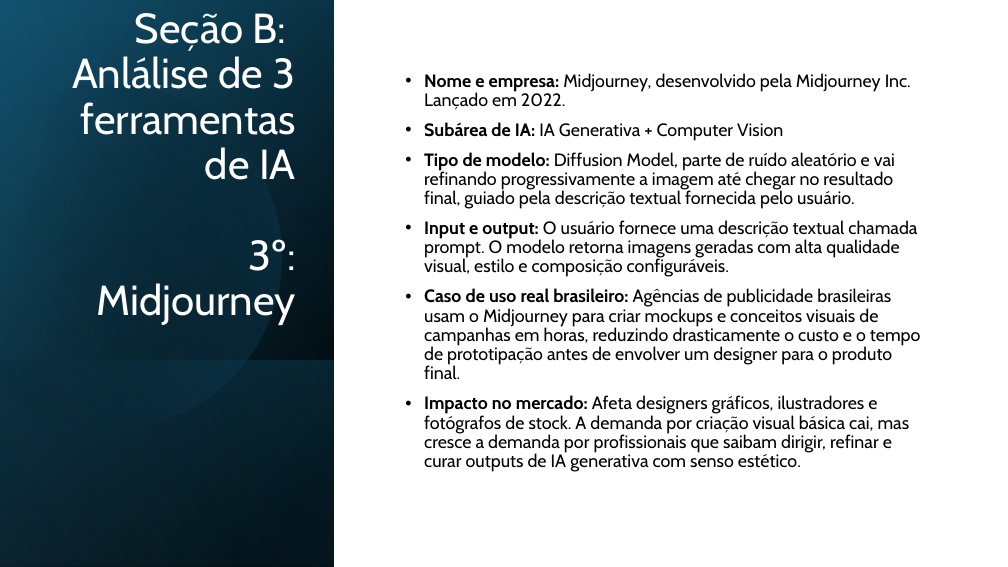
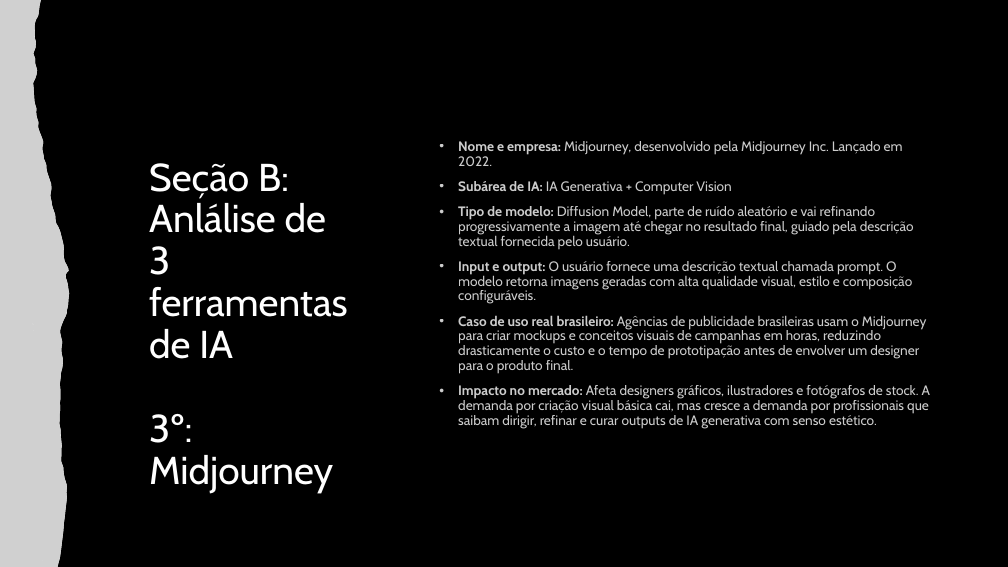
Before and after one commit to VictorManzini/Prompt-e-Intelig-ncia-Artificial-, a slide deck: slide 5 of semestre1/CP1/CP1.VictorManzini.pptx. Drawn at 1008x567 pixels with LibreOffice and Linux fonts; fonts in the diff are those of the drawing; grey boxes stand for pictures. Boxes give left, top, right and bottom in pixels: in the first picture for what was removed or moved away, otherwise in the second. Text is boxed around its words. In the diff, an @@ line names an element or a change of style, - is before the commit and + after.

Commit message:
Finalizada CP1 no dia 06/04/2026

```diff
--- a/semestre1/CP1/CP1.VictorManzini.pptx
+++ b/semestre1/CP1/CP1.VictorManzini.pptx
@@ background #FFFFFF to #000000 @@
@@ rectangle removed at bbox=[0, 0, 1008, 567] @@
@@ rectangle removed at bbox=[0, 0, 334, 567] @@
@@ rectangle removed at bbox=[0, 1, 334, 567] @@
@@ rectangle removed at bbox=[0, 0, 334, 566] @@
@@ freeform shape added at bbox=[0, 0, 69, 567], fill #FFFFFF @@
@@ picture added at bbox=[0, 0, 69, 567] @@
@@ freeform shape removed at bbox=[0, 42, 323, 464] @@
@@ title "Seção B: Anlálise de 3 ...": place and size @@
-title "Seção B: Anlálise de 3 ..." at bbox=[72, 13, 296, 325]
+title "Seção B: Anlálise de 3 ..." at bbox=[149, 163, 348, 493]
@@ title "Seção B: Anlálise de 3 ..." at bbox=[149, 163, 348, 493]: size 40 to 37 pt; alignment right to left @@
@@ text "Nome e empresa: Midjourney, desenvolvido ...": place and size @@
-text "Nome e empresa: Midjourney, desenvolvido ..." at bbox=[424, 73, 921, 472]
+text "Nome e empresa: Midjourney, desenvolvido ..." at bbox=[458, 141, 930, 429]
@@ text "Nome e empresa: Midjourney, desenvolvido ..." at bbox=[458, 141, 930, 429]: size 17 to 13 pt, text colour #000000 to #FFFFFF at 80% opacity; vertical alignment middle to top @@
@@ rectangle removed at bbox=[0, 360, 334, 567] @@
```
Also in this commit, not shown: 12 other slides changed, 3 slides added, 1 other file.
